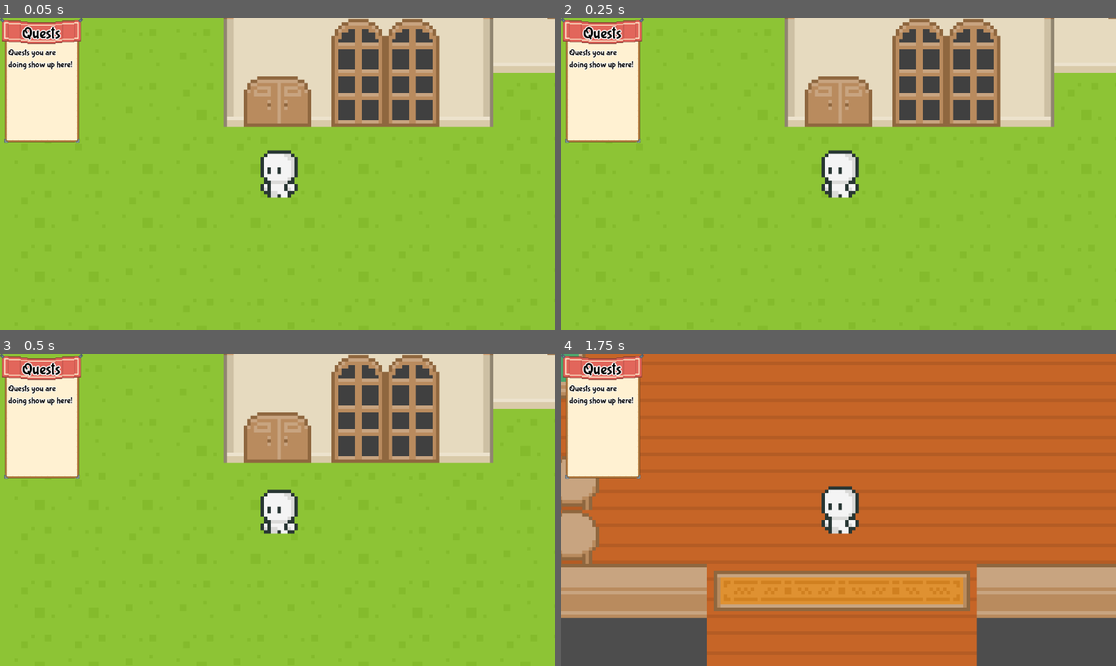
Above: before the commit, frames 1-4 (two rows, left to right).
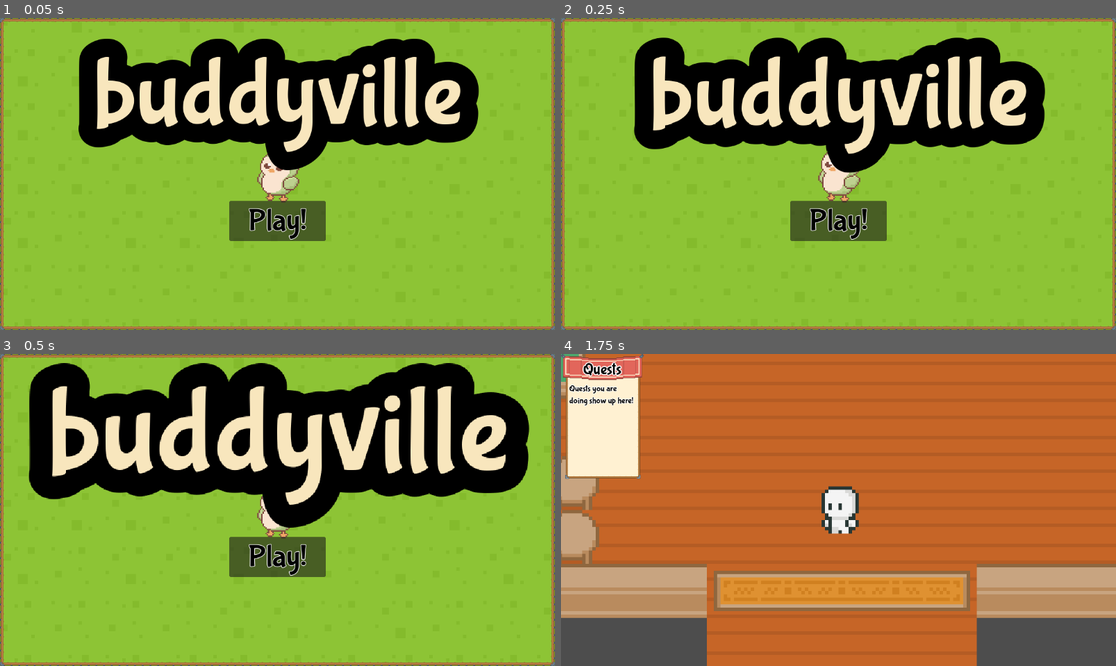
Above: after the commit, the same moments.

Repository: LKenny26/Buddyville
Game: Godot game, scene res://scenes/start.tscn
The game is run twice, just before and just after one commit, with the same random seed, the same clock (stepped at 60 frames per second) and the same inputs. Before the commit the project starts from res://scenes/main.tscn.
Inputs (mouse positions are in pixels of both pictures, inside the frame that each line leads up to):
- Up to frame 1 (0.05 s): no input
- Up to frame 2 (0.25 s): no input
- Up to frame 3 (0.5 s): no input
- Up to frame 4 (1.75 s): click (838, 556) at 0.5 s, where only the run after the commit has a clickable "Play!"; tap Enter (Next) at 1.25 s; drag from (838, 435) to (894, 441) at 1.27 s

The runs differ from the first frame. In frame 1, 40% of the frame differs, in the area x 0-100%, y 0-100%; in frame 2, 40%; in frame 3, 45%; in frame 4, nothing differs.

Commit message:
added start screen

Diff:
--- a/buddyville/project.godot
+++ b/buddyville/project.godot
@@ -10,7 +10,7 @@
 
 [application]
 
-run/main_scene="res://scenes/main.tscn"
+run/main_scene="res://scenes/start.tscn"
 config/features=PackedStringArray("4.3", "Forward Plus")
 config/icon="res://icon.svg"
 
--- /dev/null
+++ b/buddyville/scenes/start.gd
@@ -0,0 +1,27 @@
+extends Node2D
+
+# Called when the node enters the scene tree for the first time.
+func _ready():
+	$Main/MiniMap.queue_free()
+	$Main/player.queue_free()
+	var newcam = Camera2D.new()
+	match choose([0, 1, 2, 3]):
+		0: $Main/Monkey.add_child(newcam)
+		1: $Main/Owl.add_child(newcam)
+		2: $Main/Porcupine.add_child(newcam)
+		3: $Main/Rabbit.add_child(newcam)
+		_: $Main/Monkey.add_child(newcam)
+	newcam.make_current()
+	newcam.global_position = newcam.get_parent().position
+	newcam.zoom = Vector2(7,7)
+
+func choose(array):
+	array.shuffle()
+	return array.front()
+
+# Called every frame. 'delta' is the elapsed time since the previous frame.
+func _process(delta):
+	pass
+
+func _on_button_pressed():
+	get_tree().change_scene_to_file("res://scenes/main.tscn")
--- /dev/null
+++ b/buddyville/scenes/start.tscn
@@ -0,0 +1,127 @@
+[gd_scene load_steps=10 format=3 uid="uid://2v8h1r6kmtfy"]
+
+[ext_resource type="Script" path="res://scenes/start.gd" id="1_0hlxj"]
+[ext_resource type="PackedScene" uid="uid://ugtasvri7j35" path="res://scenes/main.tscn" id="1_4wnxm"]
+[ext_resource type="Theme" uid="uid://xj8wnav5qibl" path="res://resources/gameres/ui_theme.tres" id="1_akpvl"]
+[ext_resource type="Texture2D" uid="uid://ulu5htyfwcd5" path="res://resources/ui/Tiles/Large tiles/Thick outline/tile_0019.png" id="4_cgyia"]
+
+[sub_resource type="Animation" id="Animation_ensy6"]
+resource_name = "new_animation"
+loop_mode = 1
+tracks/0/type = "value"
+tracks/0/imported = false
+tracks/0/enabled = true
+tracks/0/path = NodePath("Label:scale")
+tracks/0/interp = 1
+tracks/0/loop_wrap = true
+tracks/0/keys = {
+"times": PackedFloat32Array(0, 0.5, 1),
+"transitions": PackedFloat32Array(3.24901, 0.353554, 3.36358),
+"update": 0,
+"values": [Vector2(1, 1), Vector2(1.25, 1.25), Vector2(1, 1)]
+}
+
+[sub_resource type="Animation" id="Animation_jli6x"]
+length = 0.001
+tracks/0/type = "value"
+tracks/0/imported = false
+tracks/0/enabled = true
+tracks/0/path = NodePath("Label:scale")
+tracks/0/interp = 1
+tracks/0/loop_wrap = true
+tracks/0/keys = {
+"times": PackedFloat32Array(0),
+"transitions": PackedFloat32Array(1),
+"update": 0,
+"values": [Vector2(1, 1)]
+}
+
+[sub_resource type="Animation" id="Animation_getu0"]
+resource_name = "anim"
+
+[sub_resource type="AnimationLibrary" id="AnimationLibrary_qhk3t"]
+_data = {
+"RESET": SubResource("Animation_jli6x"),
+"anim": SubResource("Animation_getu0"),
+"new_animation": SubResource("Animation_ensy6")
+}
+
+[sub_resource type="StyleBoxTexture" id="StyleBoxTexture_5gc0x"]
+texture = ExtResource("4_cgyia")
+texture_margin_left = 8.0
+texture_margin_top = 8.0
+texture_margin_right = 8.0
+texture_margin_bottom = 8.0
+axis_stretch_horizontal = 1
+axis_stretch_vertical = 1
+draw_center = false
+
+[node name="Start" type="Node2D"]
+script = ExtResource("1_0hlxj")
+
+[node name="Main" parent="." instance=ExtResource("1_4wnxm")]
+
+[node name="CanvasLayer" type="CanvasLayer" parent="."]
+
+[node name="Title" type="Control" parent="CanvasLayer"]
+layout_mode = 3
+anchor_right = 1.0
+anchor_bottom = 0.5
+grow_horizontal = 2
+grow_vertical = 2
+theme = ExtResource("1_akpvl")
+
+[node name="Label" type="Label" parent="CanvasLayer/Title"]
+layout_mode = 1
+anchors_preset = 8
+anchor_left = 0.5
+anchor_top = 0.5
+anchor_right = 0.5
+anchor_bottom = 0.5
+offset_left = -300.0
+offset_top = -91.0
+offset_right = 300.0
+offset_bottom = 91.0
+grow_horizontal = 2
+grow_vertical = 2
+pivot_offset = Vector2(385, 91)
+theme_override_colors/font_color = Color(0.972549, 0.901961, 0.741176, 1)
+theme_override_colors/font_shadow_color = Color(0, 0, 0, 1)
+theme_override_colors/font_outline_color = Color(0, 0, 0, 1)
+theme_override_constants/shadow_offset_x = 6
+theme_override_constants/shadow_offset_y = 7
+theme_override_constants/outline_size = 152
+theme_override_constants/shadow_outline_size = 10
+theme_override_font_sizes/font_size = 200
+text = "buddyville"
+horizontal_alignment = 1
+
+[node name="AnimationPlayer" type="AnimationPlayer" parent="CanvasLayer/Title"]
+libraries = {
+"": SubResource("AnimationLibrary_qhk3t")
+}
+autoplay = "new_animation"
+
+[node name="Panel" type="Panel" parent="CanvasLayer"]
+anchors_preset = 15
+anchor_right = 1.0
+anchor_bottom = 1.0
+grow_horizontal = 2
+grow_vertical = 2
+theme_override_styles/panel = SubResource("StyleBoxTexture_5gc0x")
+
+[node name="Button" type="Button" parent="CanvasLayer"]
+anchors_preset = -1
+anchor_left = 0.5
+anchor_top = 0.65
+anchor_right = 0.5
+anchor_bottom = 0.65
+offset_left = -100.0
+offset_right = 100.0
+grow_horizontal = 2
+grow_vertical = 2
+theme = ExtResource("1_akpvl")
+theme_override_font_sizes/font_size = 64
+text = "Play!"
+
+[connection signal="pressed" from="CanvasLayer/Button" to="." method="_on_button_pressed"]
Not shown: 1 places in buddyville/scenes/Monkey.tscn that only renumber resources
Not shown: 1 places in buddyville/scenes/main.tscn that only renumber resources
Not shown: 1 places in buddyville/scenes/map.tscn that only renumber resources
Not shown: 1 places in buddyville/scenes/rock.tscn that only renumber resources
